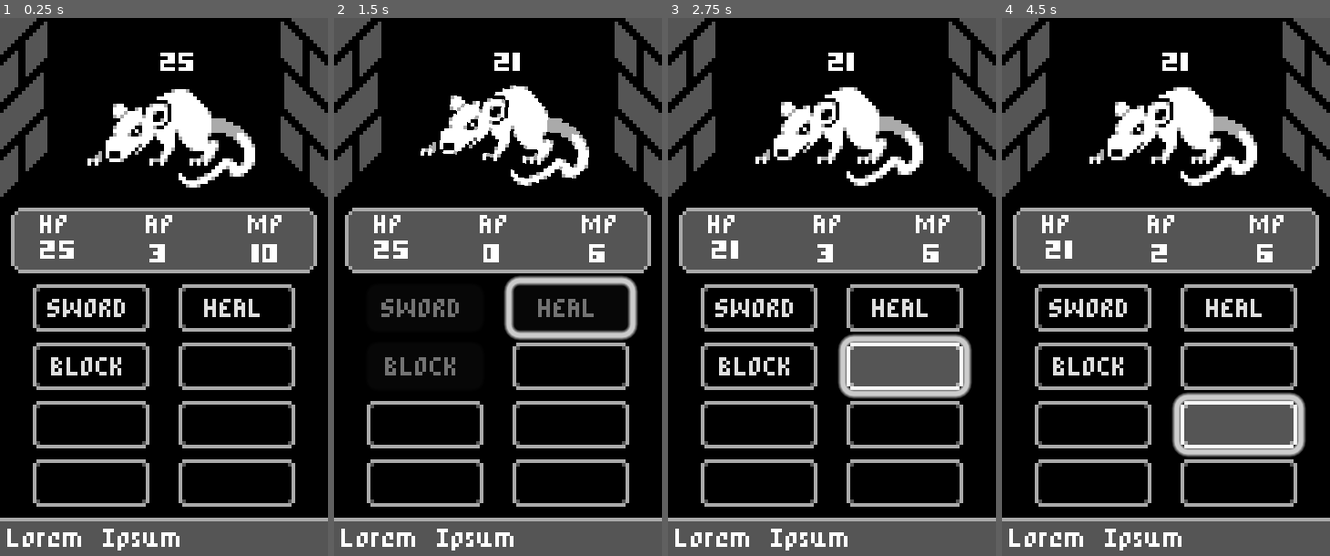
Above: before the commit, frames 1-4 (left to right).
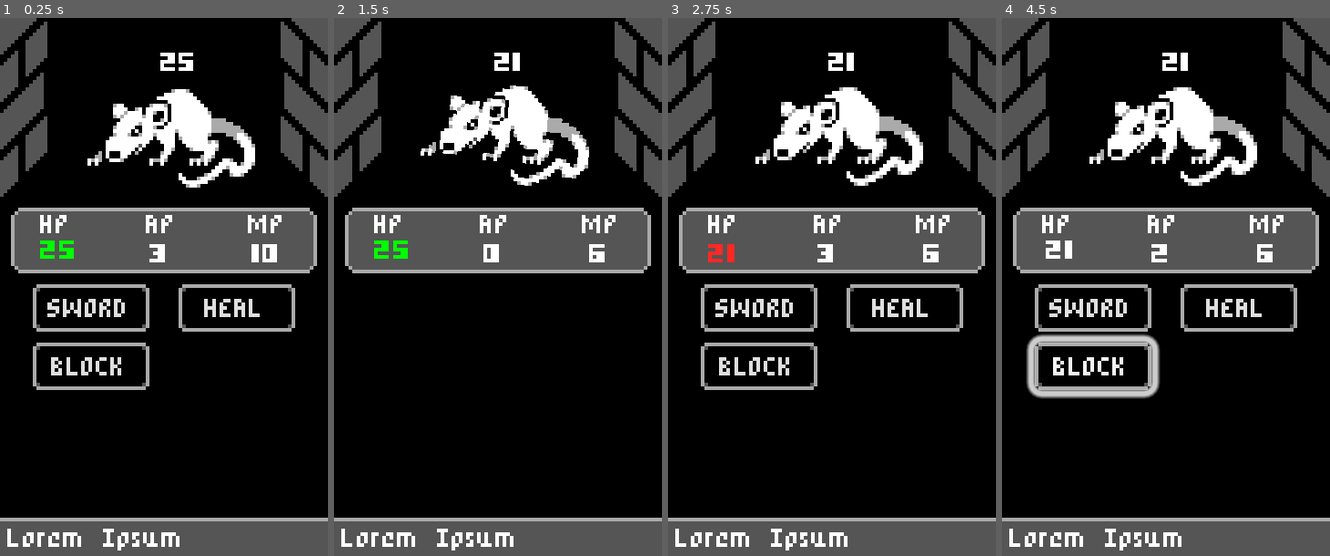
Above: after the commit, the same moments.

Repository: Boyquotes/Godot_Practice-1
Game: Godot game, scene res://Battle.tscn
Same seed, same stepped clock (60 frames per second), same inputs: the game is played once before the commit and once after it.
Inputs (mouse positions are in pixels of both pictures, inside the frame that each line leads up to):
- Up to frame 1 (0.25 s): no input
- Up to frame 2 (1.5 s): click "SWORD" at 0.5 s; click "HEAL" at 1.25 s
- Up to frame 3 (2.75 s): click (904, 367) at 2.02 s
- Up to frame 4 (4.5 s): click "BLOCK" at 2.75 s; click (1093, 426) at 3.52 s; click (1238, 426) at 4.27 s

The runs differ from the first frame. In frame 1, 3.5% of the frame differs, in the area x 10-90%, y 41-91%; in frame 2, 6.6%; in frame 3, 7.8%; in frame 4, 9.2%, in the area x 7-93%, y 58-91%.

Commit message:
Added Some Improvements

Diff:
--- a/Battle.gd
+++ b/Battle.gd
@@ -2,6 +2,8 @@
 
 @onready var player = $PlayerStats
 @onready var enemy = $Enemy
+
+@onready var audioPlayer = $AudioStreamPlayer2D
 
 @onready var swordButton = $UI/GridContainer/SwordButton
 @onready var healButton = $UI/GridContainer/HealButton
@@ -29,6 +31,7 @@
 func _on_sword_button_pressed():
 	if (enemy != null):
 		enemy.hp -= player.attack_value
+		audioPlayer.play()
 		process_action_cost(player.sword_ap_cost, player.sword_mp_cost)
 
 func _on_heal_button_pressed():
@@ -44,9 +47,9 @@
 	player.mp -= magic_cost
 
 	if (player.ap <= 0):
-		swordButton.disabled = true
-		healButton.disabled = true
-		blockButton.disabled = true
+		swordButton.visible = false
+		healButton.visible = false
+		blockButton.visible = false
 		end_turn.emit()
 
 	for action in ActionList:
@@ -59,12 +62,15 @@
 	player.is_blocking = false
 	player.ap = player.max_ap
 
+	swordButton.visible = true
+	healButton.visible = true
+	blockButton.visible = true
 	swordButton.disabled = false
 	healButton.disabled = false
 	blockButton.disabled = false
 
 func _on_enemy_died():
-	swordButton.disabled = true
-	healButton.disabled = true
-	blockButton.disabled = true
+	swordButton.visible = false
+	healButton.visible = false
+	blockButton.visible = false
 	enemy = null
--- a/Battle.tscn
+++ b/Battle.tscn
@@ -1,9 +1,10 @@
-[gd_scene load_steps=10 format=3 uid="uid://de2xoh0l4waqv"]
+[gd_scene load_steps=13 format=3 uid="uid://de2xoh0l4waqv"]
 
 [ext_resource type="Script" path="res://Battle.gd" id="1_6fqjt"]
 [ext_resource type="Script" path="res://PlayerStats.gd" id="2_0bt8n"]
 [ext_resource type="Texture2D" uid="uid://c4n1yvlet4x54" path="res://MobileRPG Resources/Images/Dungeon.png" id="2_6rn1j"]
 [ext_resource type="PackedScene" uid="uid://230twttfppue" path="res://Enemy.tscn" id="3_4ravs"]
+[ext_resource type="AudioStream" uid="uid://c3f28ldy53vum" path="res://MobileRPG Resources/SwordHit.mp3" id="3_44b6k"]
 [ext_resource type="Texture2D" uid="uid://bu1rjxp04hloo" path="res://MobileRPG Resources/Images/Mobile RPG Mockup.png" id="5_q7fi3"]
 [ext_resource type="Script" path="res://StatsPanel.gd" id="5_r8o1q"]
 
@@ -21,6 +22,18 @@
 "update": 1,
 "values": [Vector2(5, 4), Vector2(2, 5), Vector2(8, 4), Vector2(2, 3), Vector2(4, 5), Vector2(5, 4), Vector2(6, 3), Vector2(5, 4), Vector2(5, 4), Vector2(5, 4), Vector2(5, 4)]
 }
+tracks/1/type = "value"
+tracks/1/imported = false
+tracks/1/enabled = true
+tracks/1/path = NodePath(".:self_modulate")
+tracks/1/interp = 1
+tracks/1/loop_wrap = true
+tracks/1/keys = {
+"times": PackedFloat32Array(0, 0.3, 1),
+"transitions": PackedFloat32Array(1, 1, 1),
+"update": 0,
+"values": [Color(1, 0, 0, 1), Color(1, 0.0156863, 0, 1), Color(1, 1, 1, 1)]
+}
 
 [sub_resource type="Animation" id="Animation_ftgls"]
 length = 0.001
@@ -36,10 +49,66 @@
 "update": 0,
 "values": [Vector2(5, 4)]
 }
+tracks/1/type = "value"
+tracks/1/imported = false
+tracks/1/enabled = true
+tracks/1/path = NodePath(".:self_modulate")
+tracks/1/interp = 1
+tracks/1/loop_wrap = true
+tracks/1/keys = {
+"times": PackedFloat32Array(0),
+"transitions": PackedFloat32Array(1),
+"update": 0,
+"values": [Color(0, 1, 0, 1)]
+}
+
+[sub_resource type="Animation" id="Animation_8c01c"]
+resource_name = "Heal"
+tracks/0/type = "value"
+tracks/0/imported = false
+tracks/0/enabled = true
+tracks/0/path = NodePath(".:self_modulate")
+tracks/0/interp = 1
+tracks/0/loop_wrap = true
+tracks/0/keys = {
+"times": PackedFloat32Array(0, 0.3, 1),
+"transitions": PackedFloat32Array(1, 1, 1),
+"update": 0,
+"values": [Color(0, 1, 0, 1), Color(0, 1, 0, 1), Color(1, 1, 1, 1)]
+}
+
+[sub_resource type="Animation" id="Animation_mp4cu"]
+resource_name = "Blocked_Damage"
+tracks/0/type = "value"
+tracks/0/imported = false
+tracks/0/enabled = true
+tracks/0/path = NodePath(".:position")
+tracks/0/interp = 1
+tracks/0/loop_wrap = true
+tracks/0/keys = {
+"times": PackedFloat32Array(0, 0.1, 0.2, 0.3, 0.4, 0.5, 0.6, 0.7, 0.8, 0.9, 1),
+"transitions": PackedFloat32Array(1, 1, 1, 1, 1, 1, 1, 1, 1, 1, 1),
+"update": 1,
+"values": [Vector2(5, 4), Vector2(2, 5), Vector2(8, 4), Vector2(2, 3), Vector2(4, 5), Vector2(5, 4), Vector2(6, 3), Vector2(5, 4), Vector2(5, 4), Vector2(5, 4), Vector2(5, 4)]
+}
+tracks/1/type = "value"
+tracks/1/imported = false
+tracks/1/enabled = true
+tracks/1/path = NodePath(".:self_modulate")
+tracks/1/interp = 1
+tracks/1/loop_wrap = true
+tracks/1/keys = {
+"times": PackedFloat32Array(0, 0.3, 1),
+"transitions": PackedFloat32Array(1, 1, 1),
+"update": 0,
+"values": [Color(1, 0.301961, 0.301961, 1), Color(1, 0.301961, 0.301961, 1), Color(1, 1, 1, 1)]
+}
 
 [sub_resource type="AnimationLibrary" id="AnimationLibrary_drfk6"]
 _data = {
+"Blocked_Damage": SubResource("Animation_mp4cu"),
 "Damage": SubResource("Animation_glnpu"),
+"Heal": SubResource("Animation_8c01c"),
 "RESET": SubResource("Animation_ftgls")
 }
 
@@ -48,6 +117,9 @@
 
 [node name="PlayerStats" type="Node" parent="."]
 script = ExtResource("2_0bt8n")
+
+[node name="AudioStreamPlayer2D" type="AudioStreamPlayer2D" parent="."]
+stream = ExtResource("3_44b6k")
 
 [node name="Dungeon" type="Sprite2D" parent="."]
 position = Vector2(45, 80)
@@ -88,22 +160,27 @@
 text = "BLOCK"
 
 [node name="EmptyButton1" type="Button" parent="UI/GridContainer"]
+visible = false
 custom_minimum_size = Vector2(32, 13)
 layout_mode = 2
 
 [node name="EmptyButton2" type="Button" parent="UI/GridContainer"]
+visible = false
 custom_minimum_size = Vector2(32, 13)
 layout_mode = 2
 
 [node name="EmptyButton3" type="Button" parent="UI/GridContainer"]
+visible = false
 custom_minimum_size = Vector2(32, 13)
 layout_mode = 2
 
 [node name="EmptyButton4" type="Button" parent="UI/GridContainer"]
+visible = false
 custom_minimum_size = Vector2(32, 13)
 layout_mode = 2
 
 [node name="EmptyButton5" type="Button" parent="UI/GridContainer"]
+visible = false
 custom_minimum_size = Vector2(32, 13)
 layout_mode = 2
 
@@ -132,6 +209,7 @@
 script = ExtResource("5_r8o1q")
 
 [node name="HPLabelNum" type="Label" parent="UI/StatsPanel"]
+self_modulate = Color(0, 1, 0, 1)
 layout_mode = 2
 offset_left = 5.0
 offset_top = 4.0
--- a/Enemy.gd
+++ b/Enemy.gd
@@ -2,6 +2,7 @@
 
 @onready var hpLabel = $HPLabel
 @onready var animationPlayer = $AnimationPlayer
+@onready var audioPlayer = $AudioStreamPlayer2D
 
 @export var attack_damage = 4
 @export var impact_timestamp = 0.6
@@ -36,6 +37,7 @@
 		await animationPlayer.animation_finished
 	animationPlayer.queue("Attack")
 	await get_tree().create_timer(impact_timestamp).timeout
+	audioPlayer.play()
 	attack.emit(attack_damage)
 	await animationPlayer.animation_finished
 	end_turn.emit()
--- a/Enemy.tscn
+++ b/Enemy.tscn
@@ -1,7 +1,8 @@
-[gd_scene load_steps=8 format=3 uid="uid://230twttfppue"]
+[gd_scene load_steps=9 format=3 uid="uid://230twttfppue"]
 
 [ext_resource type="Script" path="res://Enemy.gd" id="1_e3e5u"]
 [ext_resource type="Texture2D" uid="uid://hvf865mctntv" path="res://MobileRPG Resources/Images/Rat.png" id="2_gatbx"]
+[ext_resource type="AudioStream" uid="uid://bskmhnqykwptd" path="res://MobileRPG Resources/DigitalHit.mp3" id="3_oxgnd"]
 
 [sub_resource type="Animation" id="Animation_iy2pm"]
 resource_name = "Attack"
@@ -171,4 +172,7 @@
 "": SubResource("AnimationLibrary_jmwpu")
 }
 
+[node name="AudioStreamPlayer2D" type="AudioStreamPlayer2D" parent="."]
+stream = ExtResource("3_oxgnd")
+
 [connection signal="attack" from="." to="." method="_on_attack"]
--- a/PlayerStats.gd
+++ b/PlayerStats.gd
@@ -1,13 +1,27 @@
 extends Node
+
+enum hp_change_types {
+	DAMAGE,
+	BLOCKED,
+	HEAL
+}
 
 @export_group("Stats")
 @export var max_hp = 25
 var hp = max_hp:
 	set(value):
-		var damage = value < hp
+		var type
+		if (value < hp):
+			if (is_blocking):
+				type = hp_change_types.BLOCKED
+			else:
+				type = hp_change_types.DAMAGE
+		else:
+			type = hp_change_types.HEAL
+
 		hp = clamp(value, 0, max_hp)
-		hp_changed.emit(hp, damage)
-signal hp_changed(value, damage)
+		hp_changed.emit(hp, type)
+signal hp_changed(value, type)
 
 @export var max_ap = 3
 var ap = max_ap:
--- a/StatsPanel.gd
+++ b/StatsPanel.gd
@@ -1,4 +1,10 @@
 extends Panel
+
+enum hp_change_types {
+	DAMAGE,
+	BLOCKED,
+	HEAL
+}
 
 @onready var hpLabel = $HPLabelNum
 @onready var hpAnimPlayer = $HPLabelNum/AnimationPlayer
@@ -8,10 +14,15 @@
 
 signal labels_ready
 
-func _on_player_stats_hp_changed(value, damage):
+func _on_player_stats_hp_changed(value, type):
 	hpLabel.text = str(value)
-	if (damage):
-		hpAnimPlayer.queue("Damage")
+	match type:
+		hp_change_types.DAMAGE:
+			hpAnimPlayer.queue("Damage")
+		hp_change_types.BLOCKED:
+			hpAnimPlayer.queue("Damage_Blocked")
+		hp_change_types.HEAL:
+			hpAnimPlayer.queue("Heal")
 
 func _on_player_stats_ap_changed(value):
 	apLabel.text = "AP\n" + str(value)
@@ -19,8 +30,5 @@
 func _on_player_stats_mp_changed(value):
 	mpLabel.text = "MP\n" + str(value)
 
-func _on_enemy_attack(damage):
-	pass # Replace with function body.
-
 func _ready():
 	labels_ready.emit()
--- /dev/null
+++ b/default_bus_layout.tres
@@ -0,0 +1,4 @@
+[gd_resource type="AudioBusLayout" format=3 uid="uid://kxyophe0jccj"]
+
+[resource]
+bus/0/volume_db = -0.128275
Not shown, added: MobileRPG Resources/DigitalHit.mp3.import
Not shown, added: MobileRPG Resources/SwordHit.mp3.import
Not shown, added: MobileRPG Resources/DigitalHit.mp3
Not shown, added: MobileRPG Resources/SwordHit.mp3
